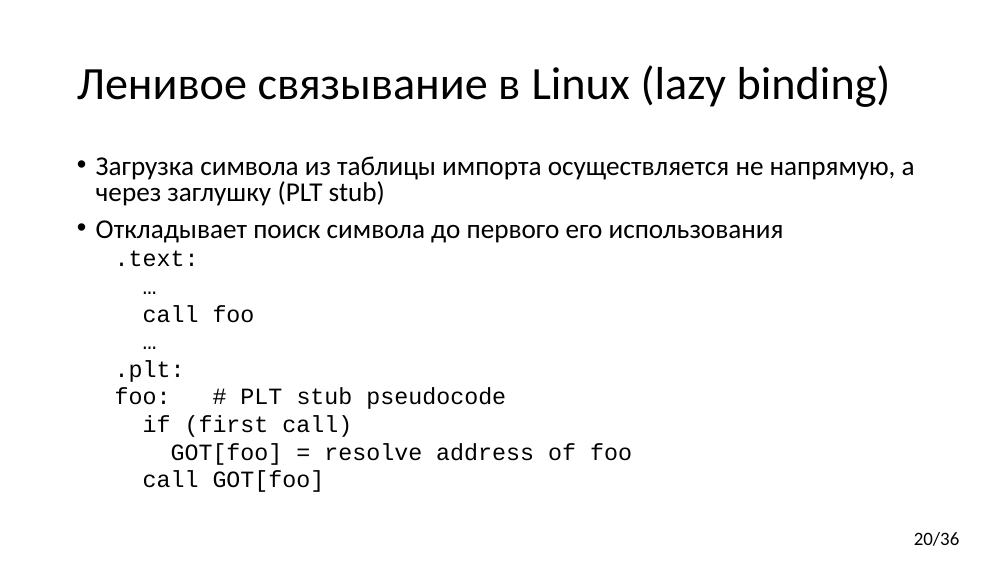
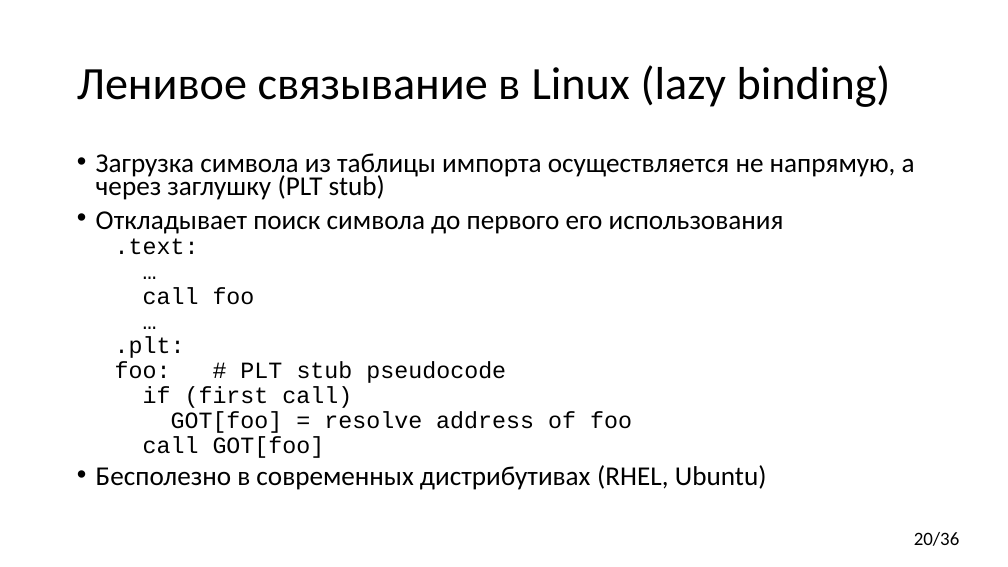
Before and after one commit to yugr/CppRussia, a slide deck: slide 20 of 2024/RU.pptx. Drawn at 1008x567 pixels with LibreOffice and Linux fonts; fonts in the diff are those of the drawing. Boxes give left, top, right and bottom in pixels: in the first picture for what was removed or moved away, otherwise in the second. Text is boxed around its words. In the diff, an @@ line names an element or a change of style, - is before the commit and + after.

Commit message:
Added todos and mention that lazy linking is useless in modern distros.

```diff
--- a/2024/RU.pptx
+++ b/2024/RU.pptx
@@ text at bbox=[96, 153, 915, 458]: line spacing 0.8 to 0.7 @@
@@ text at bbox=[96, 465, 767, 490]: paragraph added @@
+• Бесполезно в современных дистрибутивах (RHEL, Ubuntu)
```
Also in this commit, not shown: 2 other slides changed, 1 other file.
